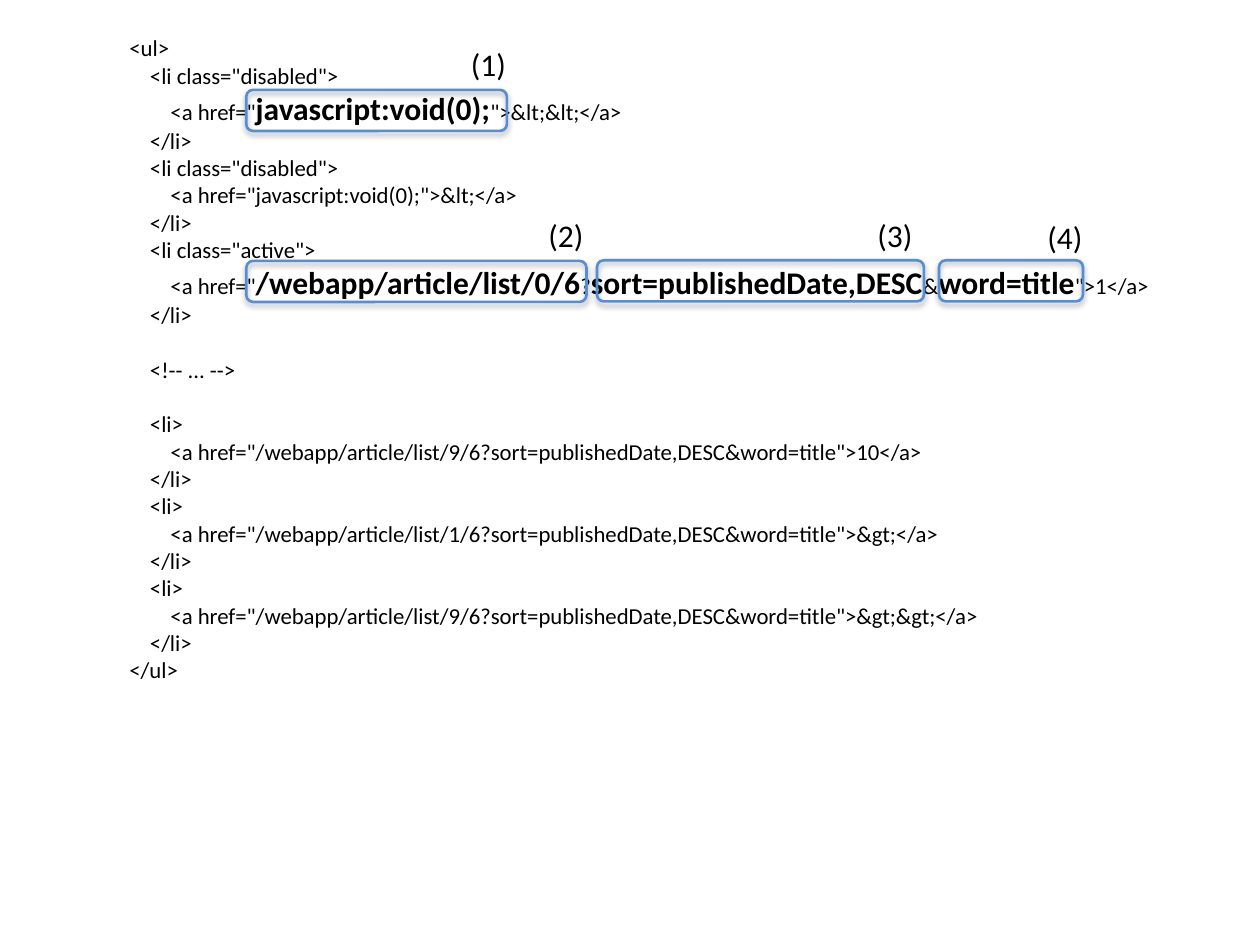
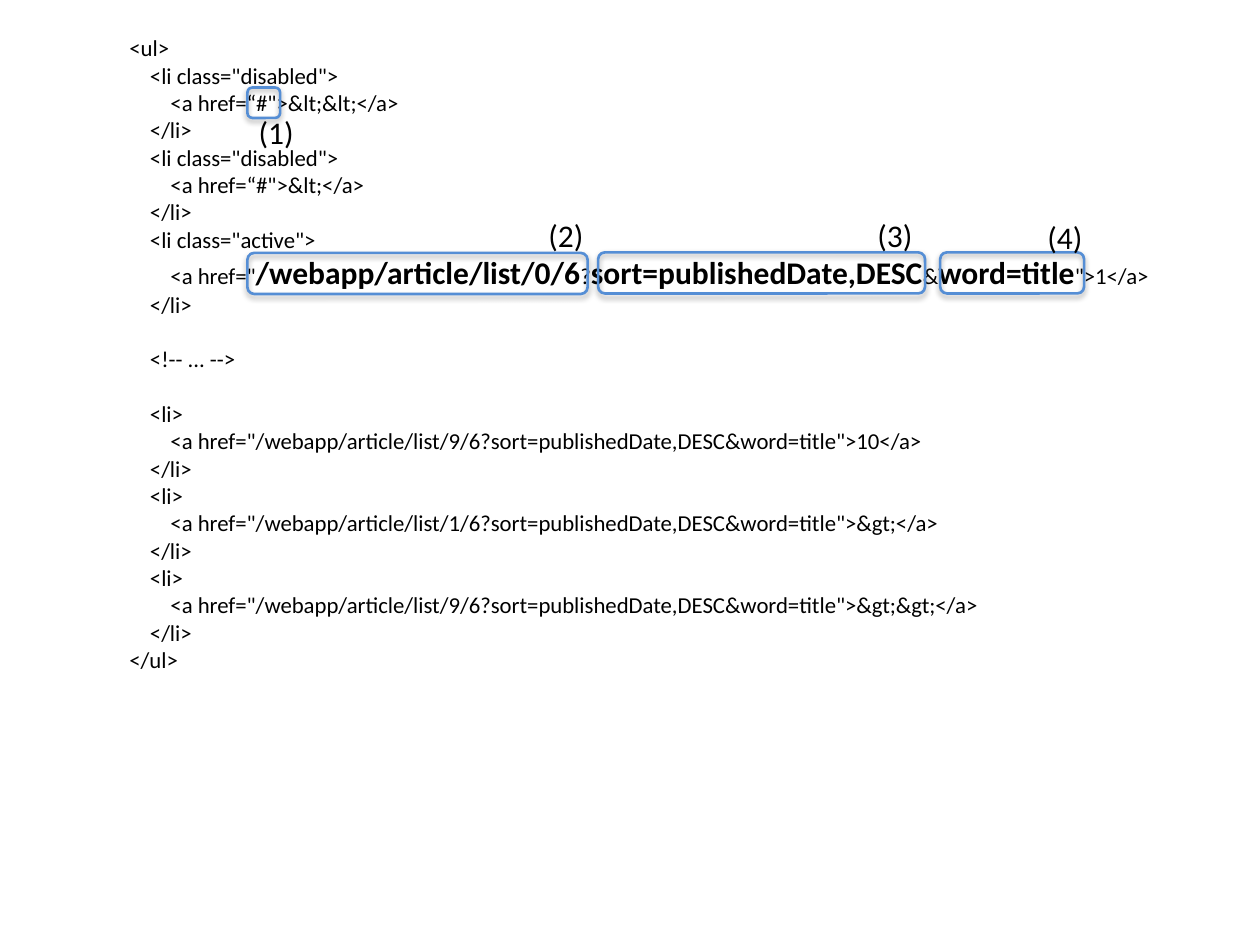
Before and after one commit to garbagetown/guideline, a slide deck: slide 9 of source/ArchitectureInDetail/images_Pagination/materialPagination.pptx. Drawn at 1260x945 pixels with LibreOffice and Linux fonts; fonts in the diff are those of the drawing. Boxes give left, top, right and bottom in pixels: in the first picture for what was removed or moved away, otherwise in the second. Text is boxed around its words. In the diff, an @@ line names an element or a change of style, - is before the commit and + after.

```diff
--- a/source/ArchitectureInDetail/images_Pagination/materialPagination.pptx
+++ b/source/ArchitectureInDetail/images_Pagination/materialPagination.pptx
@@ rounded rectangle: place and size @@
-rounded rectangle at box(246, 89, 507, 131)
+rounded rectangle at box(247, 88, 280, 118)
@@ text at box(170, 92, 399, 118): text changed @@
-<a href="javascript:void(0);">&lt;&lt;</a>
+<a href=“#">&lt;&lt;</a>
@@ text "(1)" rewrapped from box(471, 53, 506, 80) to box(259, 117, 294, 151) @@
@@ text at box(170, 176, 364, 196): text changed @@
-<a href="javascript:void(0);">&lt;</a>
+<a href=“#">&lt;</a>
@@ 3 rounded rectangles: place and size @@
-3 rounded rectangles at box(246, 261, 1082, 302)
+3 rounded rectangles at box(247, 252, 1084, 295)
```
Also in this commit, not shown: 2 other slides changed, 4 other files.
